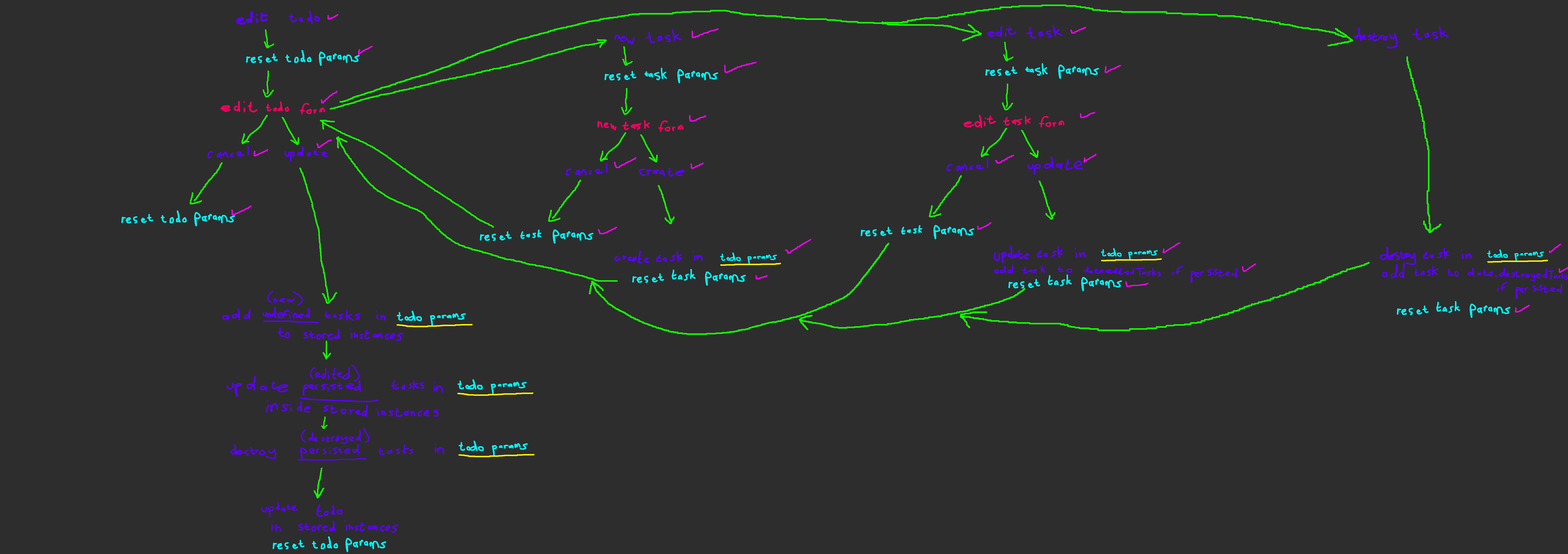
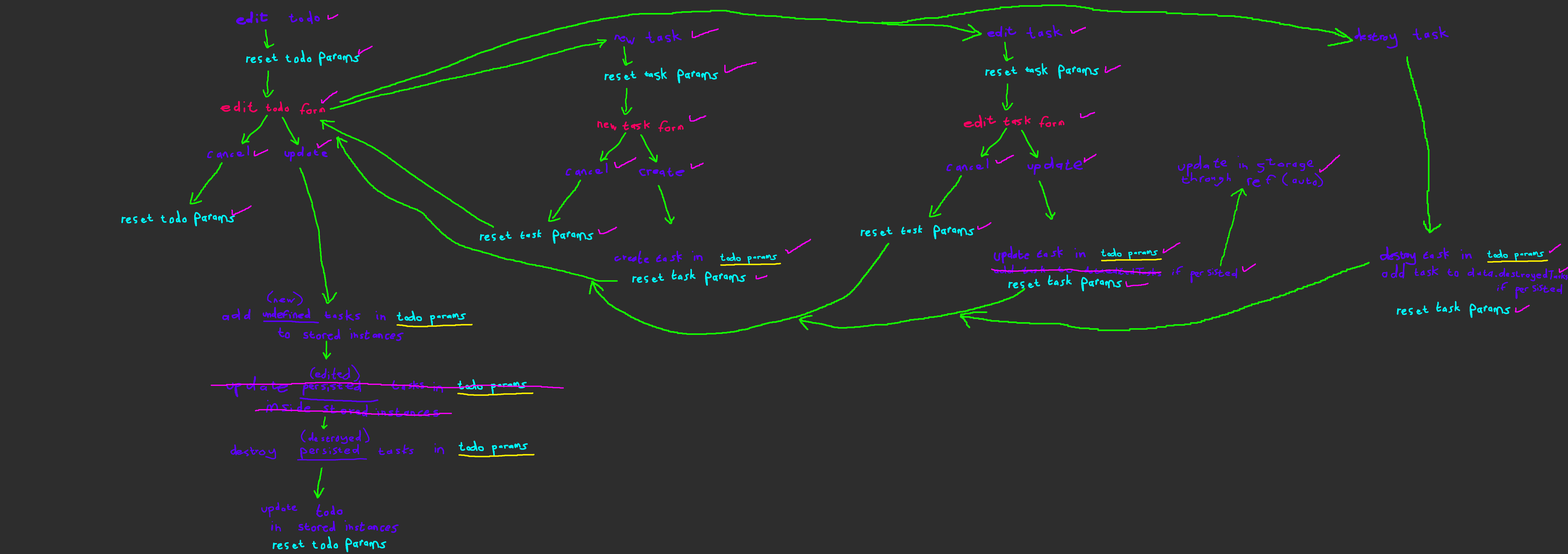
Layered file, before and after one edit (1568×554). Changes by layer:
painted on "Paint Layer 2" over [210, 154, 1341, 416]
painted on "Paint Layer 1" over [210, 154, 1341, 416]
